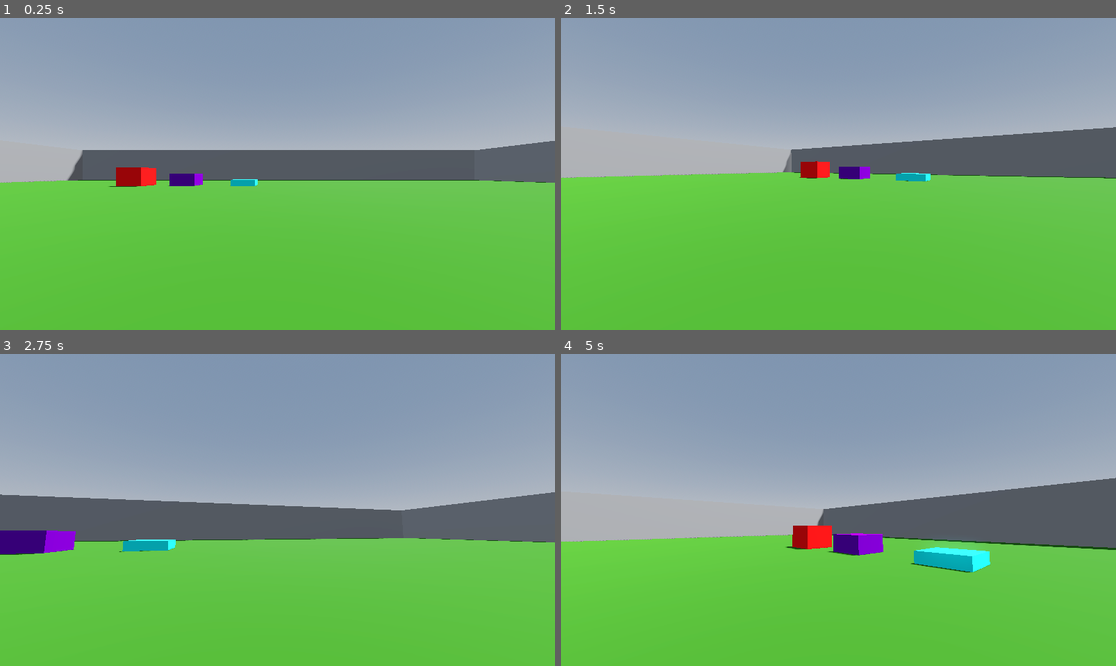
Above: before the commit, frames 1-4 (two rows, left to right).
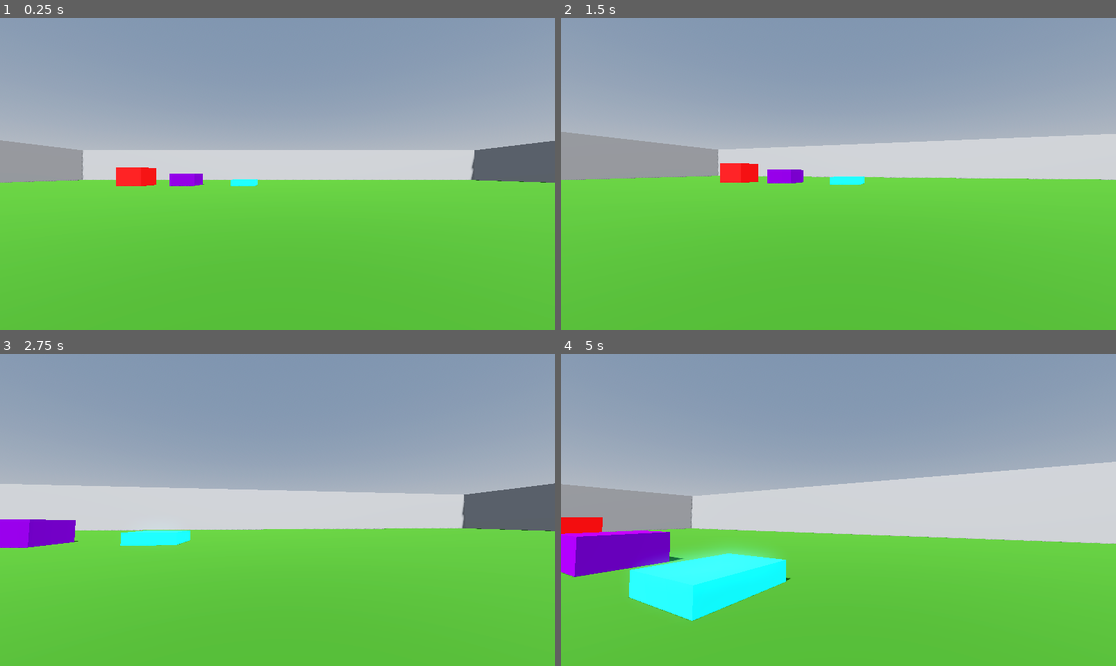
Above: after the commit, the same moments.

Repository: lestercantor/godot-3d-practice
Game: Godot game, scene res://World/world.tscn
Same seed, same stepped clock (60 frames per second), same inputs: the game is played once before the commit and once after it.
Inputs (mouse positions are in pixels of both pictures, inside the frame that each line leads up to):
- Up to frame 1 (0.25 s): no input
- Up to frame 2 (1.5 s): tap Enter (ui_accept) at 0.5, 0.77 s; move the mouse to (866, 174) at 0.52 s; hold Shift (sprint, bound only after the commit) 0.53-1.28 s; hold W (up) from 0.53 s (still down); move the mouse to (810, 174) at 1.27 s; tap Shift (sprint, bound only after the commit) at 1.35 s
- Up to frame 3 (2.75 s): keep holding W (up); tap Enter (ui_accept) at 1.52 s; move the mouse to (288, 503) at 2.02 s; hold Shift (sprint, bound only after the commit) from 2.03 s (still down)
- Up to frame 4 (5 s): keep holding W (up); move the mouse to (832, 516) at 2.77 s; release Shift (sprint, bound only after the commit) at 2.78 s; tap Shift (sprint, bound only after the commit) at 2.85, 4.35 s; tap Enter (ui_accept) at 3.02, 3.77, 4.52 s; move the mouse to (877, 513) at 3.52 s; hold Shift (sprint, bound only after the commit) 3.53-4.28 s; move the mouse to (794, 506) at 4.27 s

The runs differ from the first frame. In frame 1, 8.7% of the frame differs, in the area x 0-98%, y 39-55%; in frame 2, 12%; in frame 3, 15%; in frame 4, 26%, in the area x 0-100%, y 34-86%.

Commit message:
changed how camera moves and rotates player instead. simple sprint

Diff:
--- a/Player/player.gd
+++ b/Player/player.gd
@@ -1,18 +1,29 @@
 extends CharacterBody3D
 
+const JUMP_VELOCITY = 4.5
 
-const SPEED = 5.0
-const JUMP_VELOCITY = 4.5
-@export var sensitivity: float = 0.01
+var current_speed: float = 5.0
+
+# Different speeds for different states
+var walking_speed: float = 5.0
+var sprint_speed: float = walking_speed * 1.75
+var crouching_speed: float = walking_speed * 0.65
+
+
+@export var sensitivity: float = 0.3
 
 @onready var head: Node3D = $head
-@onready var camera: Camera3D = $head/Camera3D
 
 
 func _ready() -> void:
 	Input.set_mouse_mode(Input.MOUSE_MODE_CAPTURED)
 
 func _physics_process(delta: float) -> void:
+
+	if Input.is_action_pressed("sprint"):
+		current_speed = sprint_speed
+	else:
+		current_speed = walking_speed
 	# Add the gravity.
 	if not is_on_floor():
 		velocity += get_gravity() * delta
@@ -24,22 +35,23 @@
 	# Get the input direction and handle the movement/deceleration.
 	# As good practice, you should replace UI actions with custom gameplay actions.
 	var input_dir := Input.get_vector("left", "right", "up", "down")
-	var direction := (head.transform.basis * Vector3(input_dir.x, 0, input_dir.y)).normalized()
+	var direction := (transform.basis * Vector3(input_dir.x, 0, input_dir.y)).normalized()
 	if direction:
-		velocity.x = direction.x * SPEED
-		velocity.z = direction.z * SPEED
+		velocity.x = direction.x * current_speed
+		velocity.z = direction.z * current_speed
 	else:
-		velocity.x = move_toward(velocity.x, 0, SPEED)
-		velocity.z = move_toward(velocity.z, 0, SPEED)
+		velocity.x = move_toward(velocity.x, 0, current_speed)
+		velocity.z = move_toward(velocity.z, 0, current_speed)
 
 	move_and_slide()
+	print(current_speed)
 
 func _unhandled_input(event: InputEvent) -> void:
 	if event is InputEventMouseMotion:
-		head.rotate_y(-event.relative.x * sensitivity)
-		camera.rotate_x(-event.relative.y * sensitivity)
-		camera.rotation.x = clampf(camera.rotation.x, deg_to_rad(-75), deg_to_rad(75))
+		rotate_y(deg_to_rad(-event.relative.x * sensitivity))
+		head.rotate_x(deg_to_rad(-event.relative.y * sensitivity))
+		head.rotation.x = clampf(head.rotation.x, deg_to_rad(-80), deg_to_rad(80))
 
 func _input(event: InputEvent) -> void:
 	if Input.is_action_just_pressed("exit"):
-		Input.set_mouse_mode(Input.MOUSE_MODE_VISIBLE)
+		get_tree().quit()
--- a/World/world.tscn
+++ b/World/world.tscn
@@ -81,7 +81,7 @@
 size = Vector3(1, 11, 127)
 
 [node name="DirectionalLight3D" type="DirectionalLight3D" parent="."]
-transform = Transform3D(-0.866025, -0.433013, 0.25, 0, 0.5, 0.866025, -0.5, 0.75, -0.433013, 0, 0, 0)
+transform = Transform3D(-0.965926, -0.224144, 0.12941, 0.224144, -0.474445, 0.851271, -0.12941, 0.851271, 0.508519, 0, 22, 0)
 shadow_enabled = true
 
 [node name="WorldEnvironment" type="WorldEnvironment" parent="."]
--- a/project.godot
+++ b/project.godot
@@ -42,3 +42,13 @@
 "events": [Object(InputEventKey,"resource_local_to_scene":false,"resource_name":"","device":-1,"window_id":0,"alt_press …(195 unchanged characters)…
 ]
 }
+sprint={
+"deadzone": 0.5,
+"events": [Object(InputEventKey,"resource_local_to_scene":false,"resource_name":"","device":-1,"window_id":0,"alt_pressed":false,"shift_pressed":false,"ctrl_pressed":false,"meta_pressed":false,"pressed":false,"keycode":0,"physical_keycode":4194325,"key_label":0,"unicode":0,"location":0,"echo":false,"script":null)
+]
+}
+crouch={
+"deadzone": 0.5,
+"events": [Object(InputEventKey,"resource_local_to_scene":false,"resource_name":"","device":-1,"window_id":0,"alt_pressed":false,"shift_pressed":false,"ctrl_pressed":false,"meta_pressed":false,"pressed":false,"keycode":0,"physical_keycode":4194326,"key_label":0,"unicode":0,"location":0,"echo":false,"script":null)
+]
+}
